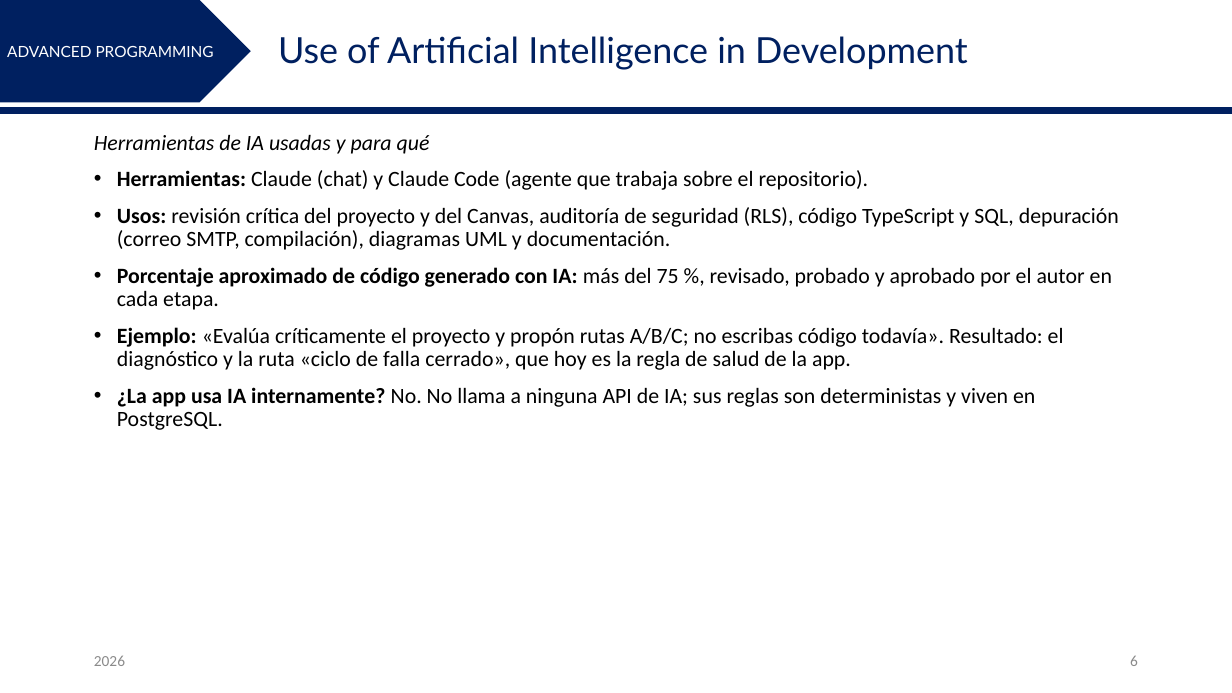
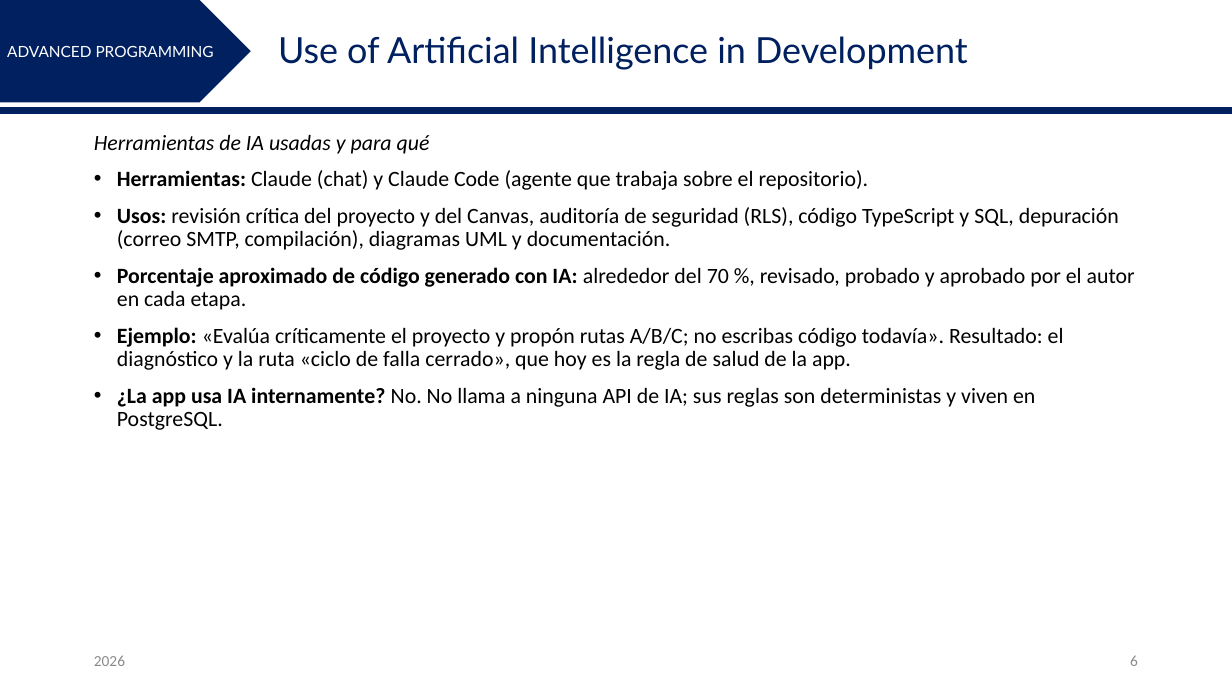
Before and after one commit to kevinyepez-1409/biomedmanager, a slide deck: slide 6 of docs/presentacion/BioMedManager_PA_IIS2026.pptx. Drawn at 1232x693 pixels with LibreOffice and Linux fonts; fonts in the diff are those of the drawing; background and template pictures are left out. Boxes give left, top, right and bottom in pixels: in the first picture for what was removed or moved away, otherwise in the second. Text is boxed around its words. In the diff, an @@ line names an element or a change of style, - is before the commit and + after.

```diff
--- a/docs/presentacion/BioMedManager_PA_IIS2026.pptx
+++ b/docs/presentacion/BioMedManager_PA_IIS2026.pptx
@@ text at [117,267,1135,310]: text changed @@
-• Porcentaje aproximado de código generado con IA: más del 75 %, revisado, probado y aprobado por el autor en cada etapa.
+• Porcentaje aproximado de código generado con IA: alrededor del 70 %, revisado, probado y aprobado por el autor en cada etapa.
```
Also in this commit, not shown: 2 other files.
